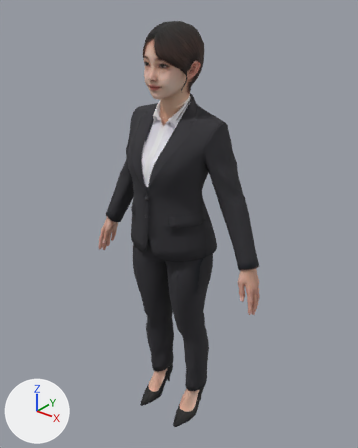
The glTF model models/asia-business-woman.glb: old version first, new version second.
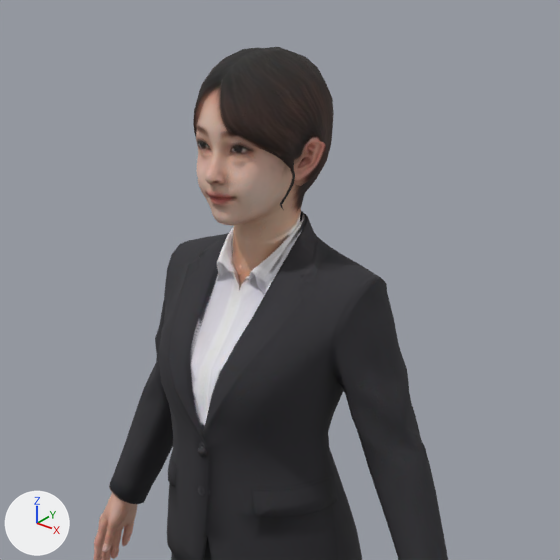
The first picture shows the older version from a 50 mm lens placed at (0.666, -0.803, 1.066), pointed at (-0.001, 0.03, 0.549). The close-ups show the older and then the newer version on the part from 16% to 85% of the width and 0% to 55% of the height of that picture. Only the edits that show in the close-ups are written down. The lights are fixed; the arrows at lower left show +X, +Y and +Z. Vertices at exactly the same position are counted once.

Names of what the first close-up shows: 'tripo_node_2aaac708-2855-4e0b-9afa-f490501a41de'.
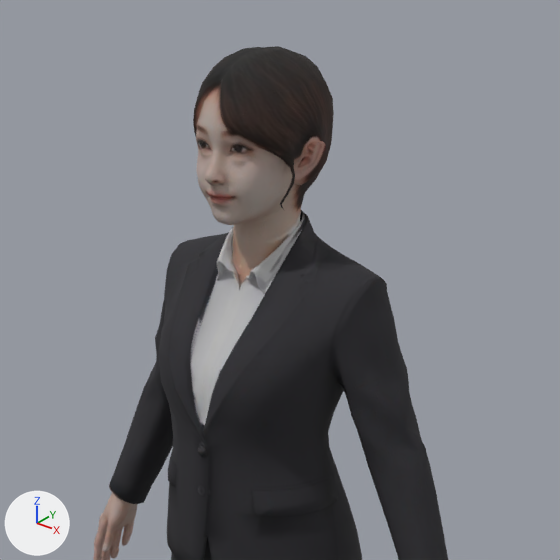
Where the newer file only moved an object's origin or applied its transform, the numbers keep the older frame.

What changed in the scene script:
```text
Add img_image_0:
    img_image_0 = load_image('Image_0', '_unpacked/Image_0', 1024, 1024, 'sRGB')
Add mat_tripo_mat_bf80ebc6:
    mat_tripo_mat_bf80ebc6 = principled_material('tripo_mat_bf80ebc6')
    mat_tripo_mat_bf80ebc6.texture = img_image_0
    mat_tripo_mat_bf80ebc6.roughness = 0.9
Change me_tripo_mesh_2aaac708_2855_4e0b_9afa_f490501a41de:
    used by ob_tripo_node_2aaac708_2855_4e0b_9afa_f490501a41de; location = (0.0, 0.0, 0.0)
    remove me_tripo_mesh_2aaac708_2855_4e0b_9afa_f490501a41de.from_pydata(...)  # 5326 vertices, 10401 faces; spans x -0.24..0.24, y -0.087..0.087, z 0.0..1.0
    add me_tripo_mesh_2aaac708_2855_4e0b_9afa_f490501a41de.from_pydata(...)  # 5325 vertices, 10401 faces; spans x -0.24..0.24, y -0.087..0.087, z 0.0..1.0
    me_tripo_mesh_2aaac708_2855_4e0b_9afa_f490501a41de part 1: 3 vertices moved within x 0.001..0.06, y -0.049..0.025, z 0.874..0.917; 87 vertices removed from x -0.05..0.062, y -0.057..0.039, z 0.793..0.922; 86 vertices added at x -0.05..0.062, y -0.057..0.039, z 0.795..0.923
    me_tripo_mesh_2aaac708_2855_4e0b_9afa_f490501a41de part 2: 9771 kept faces spanning x -0.24..0.24, y -0.087..0.087, z 0.0..1.0 get new texture (UV) coordinates
    me_tripo_mesh_2aaac708_2855_4e0b_9afa_f490501a41de part 3: 9908 faces spanning x -0.24..0.24, y -0.087..0.087, z 0.0..1.0 switch from mat_tripo_mat_2aaac708_2855_4e0b_9afa_f490501a41de (picture img_business_suit_3d_model_basecolor) to mat_tripo_mat_bf80ebc6 (picture img_image_0)
    other edits to the shape of me_tripo_mesh_2aaac708_2855_4e0b_9afa_f490501a41de do not show in these pictures
```

Pixel boxes (x1, y1, x2, y2) of what changed, in the close-ups (560 x 560 px; the box of a moved part takes in the faces that stretch with it):
'tripo_node_2aaac708-2855-4e0b-9afa-f490501a41de', reshaped: before (94, 47, 448, 560); after (93, 46, 448, 560)
part 1 of me_tripo_mesh_2aaac708_2855_4e0b_9afa_f490501a41de, moved or reshaped: before (199, 118, 332, 317); after (199, 118, 333, 294)
part 2 of me_tripo_mesh_2aaac708_2855_4e0b_9afa_f490501a41de, surface changed: (94, 47, 448, 560) in both
part 3 of me_tripo_mesh_2aaac708_2855_4e0b_9afa_f490501a41de, recoloured: (94, 47, 448, 560) in both
